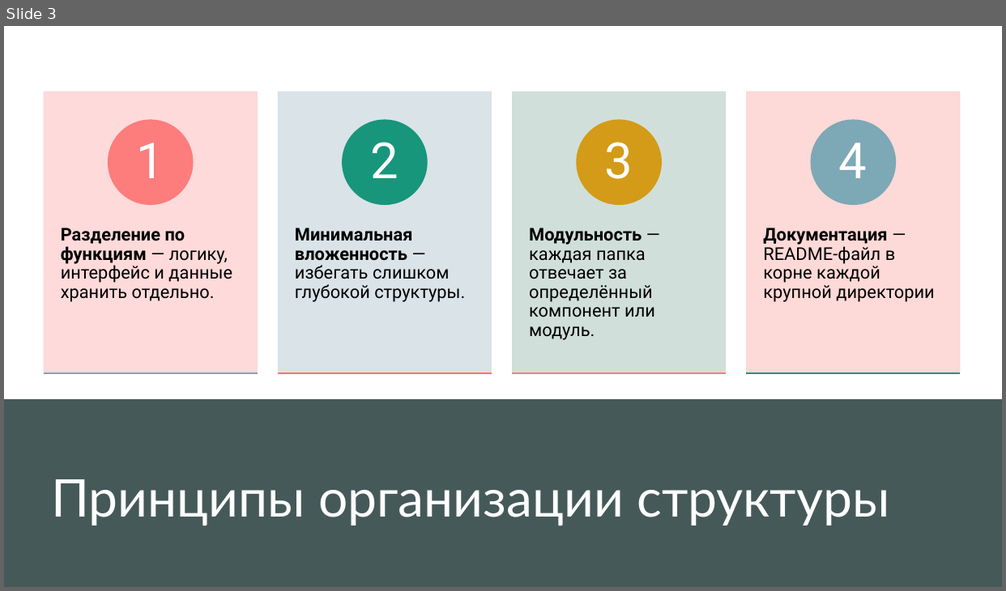
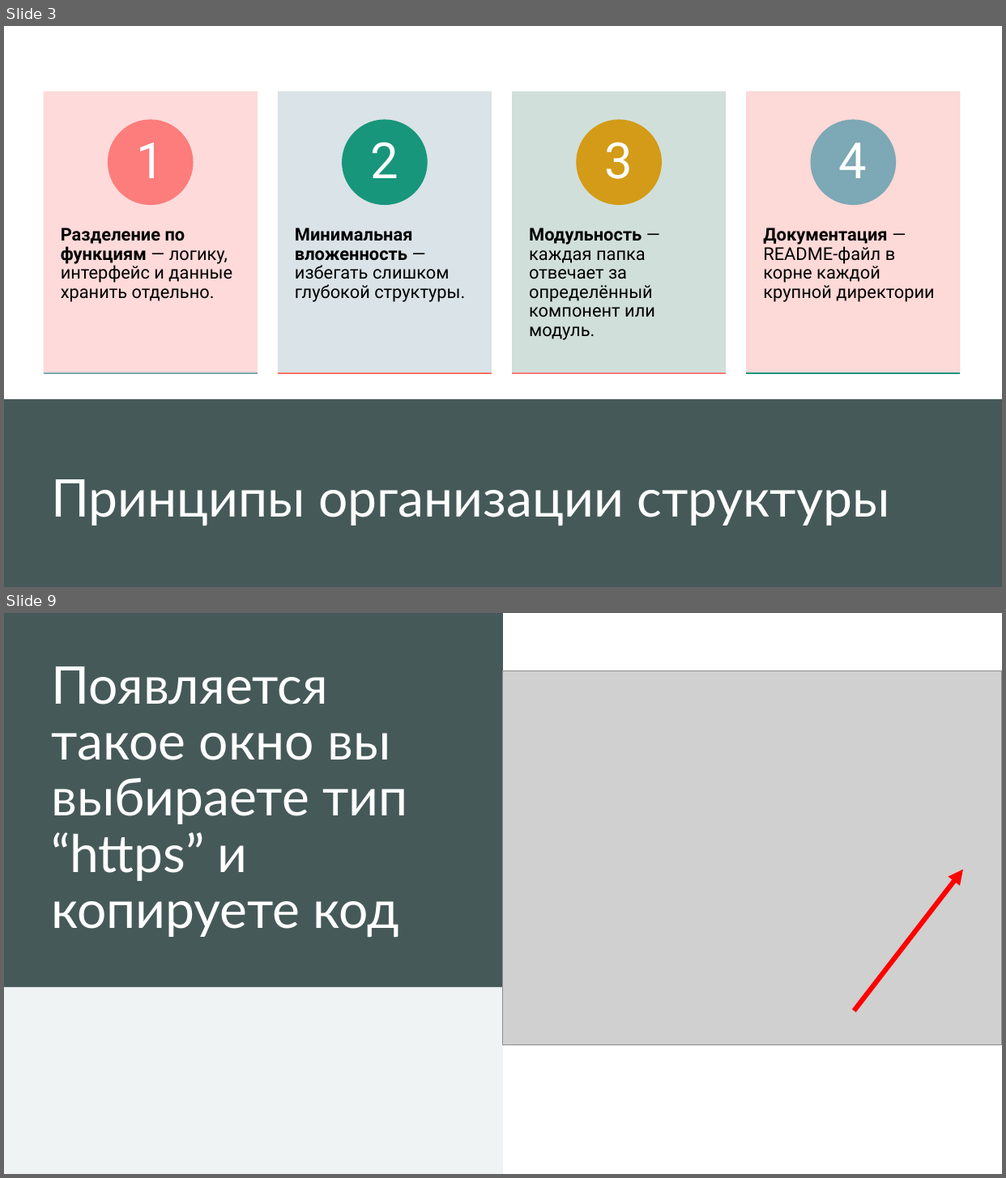
Before and after one commit to Alidedewf/application-design-patterns, a slide deck: шаблоны структура.pptx. Shown one above the other, each under a label of ours: slide 3 before the commit, slides 3 and 9 after it; the slides between them are not shown. The pictures are 1006x591 and 1006x1178 pixels, drawn with LibreOffice and Linux fonts; fonts in the diff are those of the drawing; grey boxes stand for pictures. Boxes give left, top, right and bottom in pixels: in the first picture for what was removed or moved away, otherwise in the second. Text is boxed around its words. In the diff, an @@ line names an element or a change of style, - is before the commit and + after.

```diff
--- a/шаблоны структура.pptx
+++ b/шаблоны структура.pptx
@@ slide 9 added at box(4, 613, 1002, 1174), background #FFFFFF; not listed: 1 template element that a slide beside it also shows @@
@@ rectangle added at box(4, 613, 1002, 894), fill #465959 @@
@@ rectangle added at box(4, 613, 1002, 1174), fill #FFFFFF @@
@@ rectangle added at box(4, 613, 503, 987), fill #465959 @@
@@ title added at box(51, 666, 407, 937), 50 pt, text #FFFFFF @@
+Появляется такое окно вы выбираете тип “https” и копируете код
@@ picture added at box(503, 671, 1002, 1045) @@
@@ arrow added from (854, 1012) to (963, 870), #FF0000 4.75 pt @@
@@ rectangle added at box(4, 986, 503, 1174), fill #ECF0F0 @@
@@ rectangle added at box(4, 986, 503, 1174), fill #FFFFFF at 20% opacity @@
```
Also in this commit, not shown: 1 slide changed, 17 other slides added, 3 slides removed, 7 other files.
